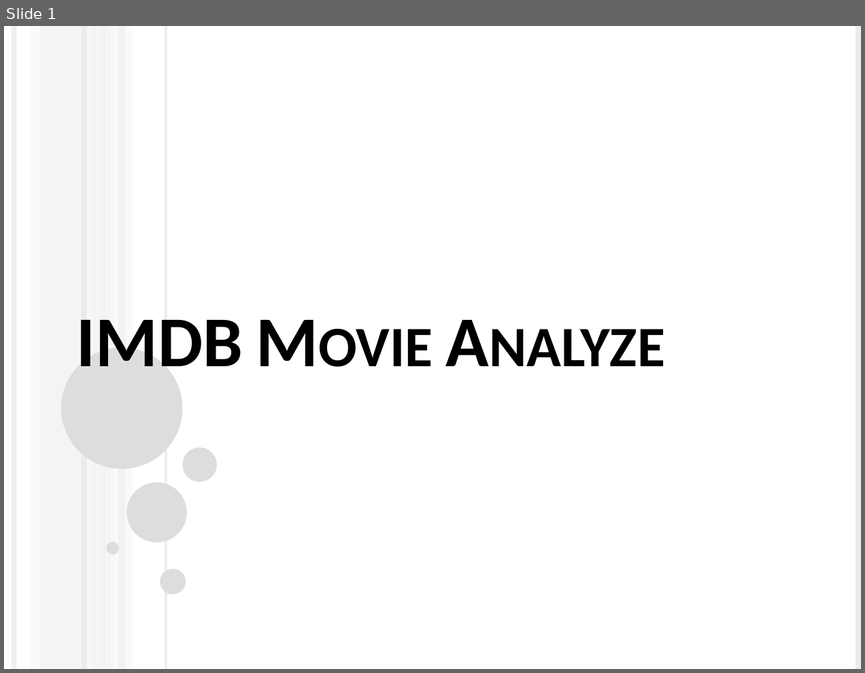
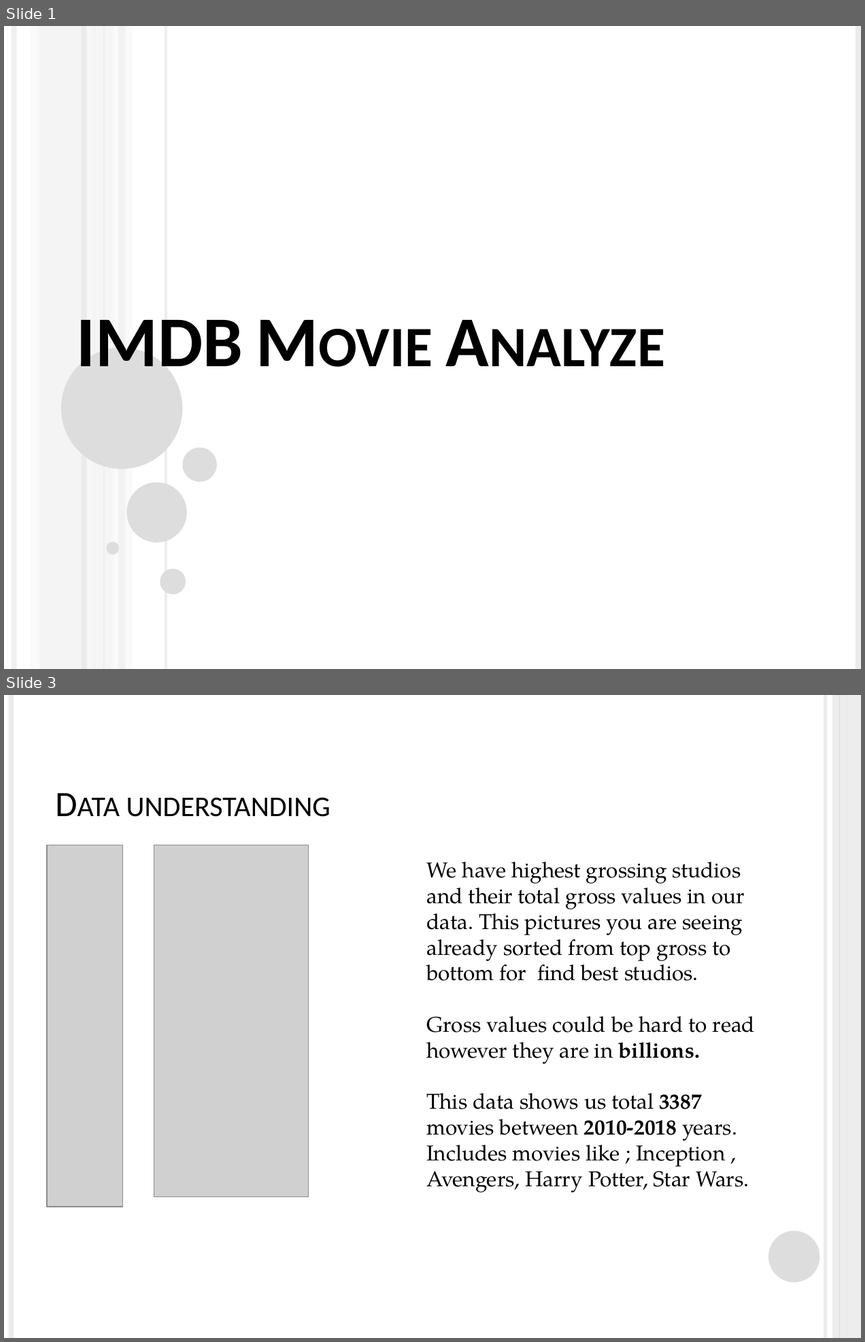
Before and after one commit to artificial126/dsc-phase-1-project, a slide deck: IMDB Movie Analyze.pptx. Shown one above the other, each under a label of ours: slide 1 before the commit, slides 1 and 3 after it; the slides between them are not shown. The pictures are 865x673 and 865x1342 pixels, drawn with LibreOffice and Linux fonts; fonts in the diff are those of the drawing; grey boxes stand for pictures. Boxes give left, top, right and bottom in pixels: in the first picture for what was removed or moved away, otherwise in the second. Text is boxed around its words. In the diff, an @@ line names an element or a change of style, - is before the commit and + after.

```diff
--- a/IMDB Movie Analyze.pptx
+++ b/IMDB Movie Analyze.pptx
@@ slide 3 added at box(4, 695, 861, 1338), background #FFFFFF @@
@@ line added from (11, 695) to (11, 1338), #EBEBEB 4.5 pt @@
@@ line added from (825, 695) to (825, 1338), #EBEBEB 3 pt @@
@@ rectangle added at box(832, 695, 861, 1338), fill #EBEBEB at 87% opacity @@
@@ line added from (839, 695) to (839, 1338), #DDDDDD 0.75 pt @@
@@ line added from (847, 695) to (847, 1338), #DDDDDD 1.5 pt @@
@@ title added at box(126, 797, 330, 817), 30 pt, text #000000, small capitals @@
+Data understanding
@@ picture added at box(47, 845, 123, 1206) @@
@@ picture added at box(154, 845, 308, 1196) @@
@@ text added at box(426, 862, 755, 1192), 18 pt, text #000000 @@
+We have highest grossing studios and their total gross values in our data. This pictures you are seeing already sorted from top gross to bottom for find best studios.
+Gross values could be hard to read however they are in billions.
+This data shows us total 3387 movies between 2010-2018 years. Includes movies like ; Inception , Avengers, Harry Potter, Star Wars.
@@ ellipse added at box(768, 1231, 820, 1282), fill #DDDDDD @@
```
Also in this commit, not shown: 1 slide changed, 1 other slide added, 2 slides removed, 3 other files.
